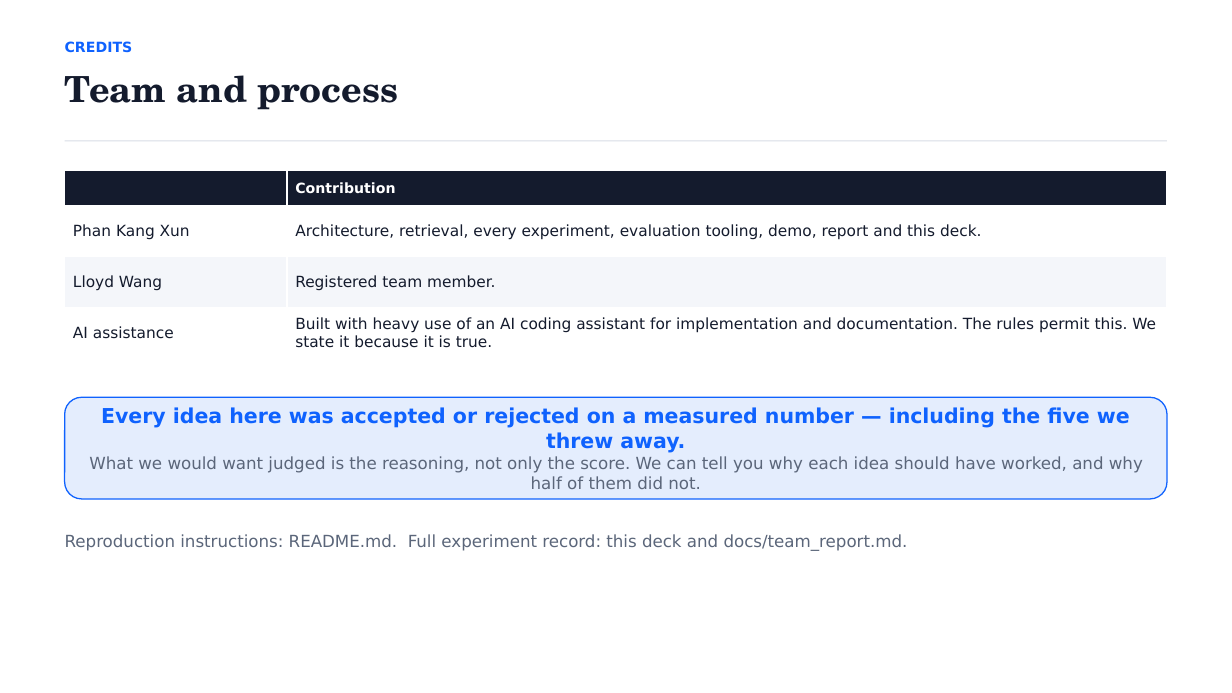
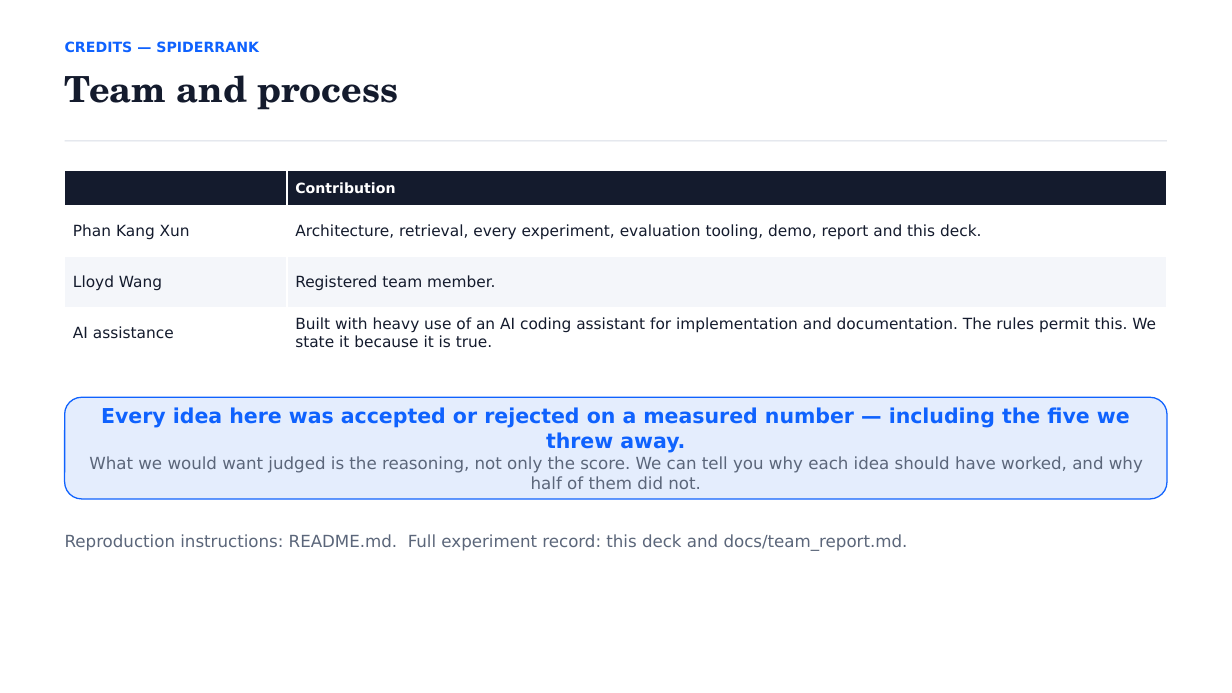
Before and after one commit to kxphan05/Spider-Rank, a slide deck: slide 25 of dist/techjam_track4.pptx. Drawn at 1232x693 pixels with LibreOffice and Linux fonts; fonts in the diff are those of the drawing. Boxes give left, top, right and bottom in pixels: in the first picture for what was removed or moved away, otherwise in the second. Text is boxed around its words. In the diff, an @@ line names an element or a change of style, - is before the commit and + after.

```diff
--- a/dist/techjam_track4.pptx
+++ b/dist/techjam_track4.pptx
@@ text at box(65, 41, 259, 53): text changed @@
-CREDITS
+CREDITS — SPIDERRANK
```
Also in this commit, not shown: 1 other slide changed, 9 other files.
